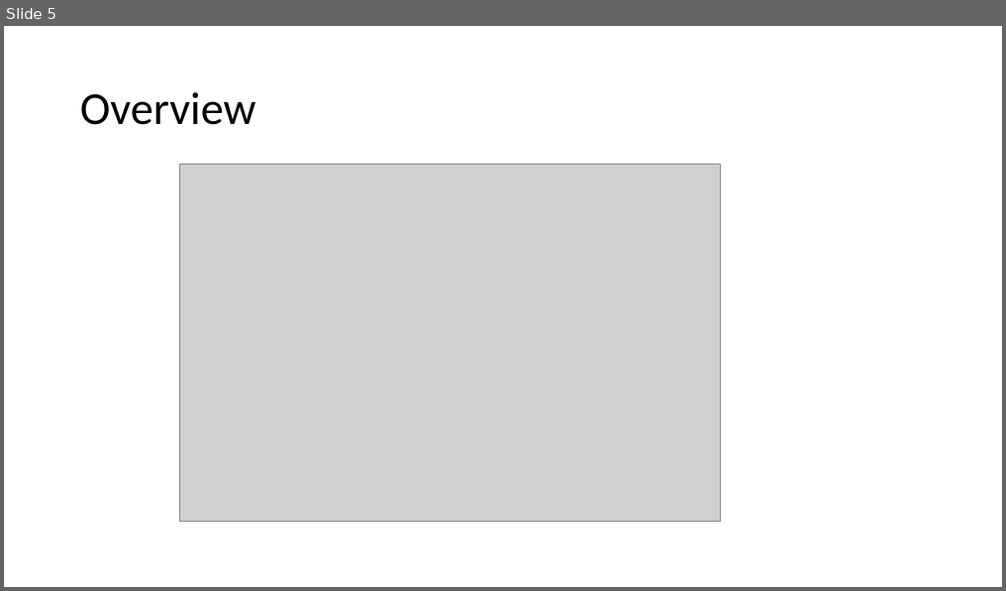
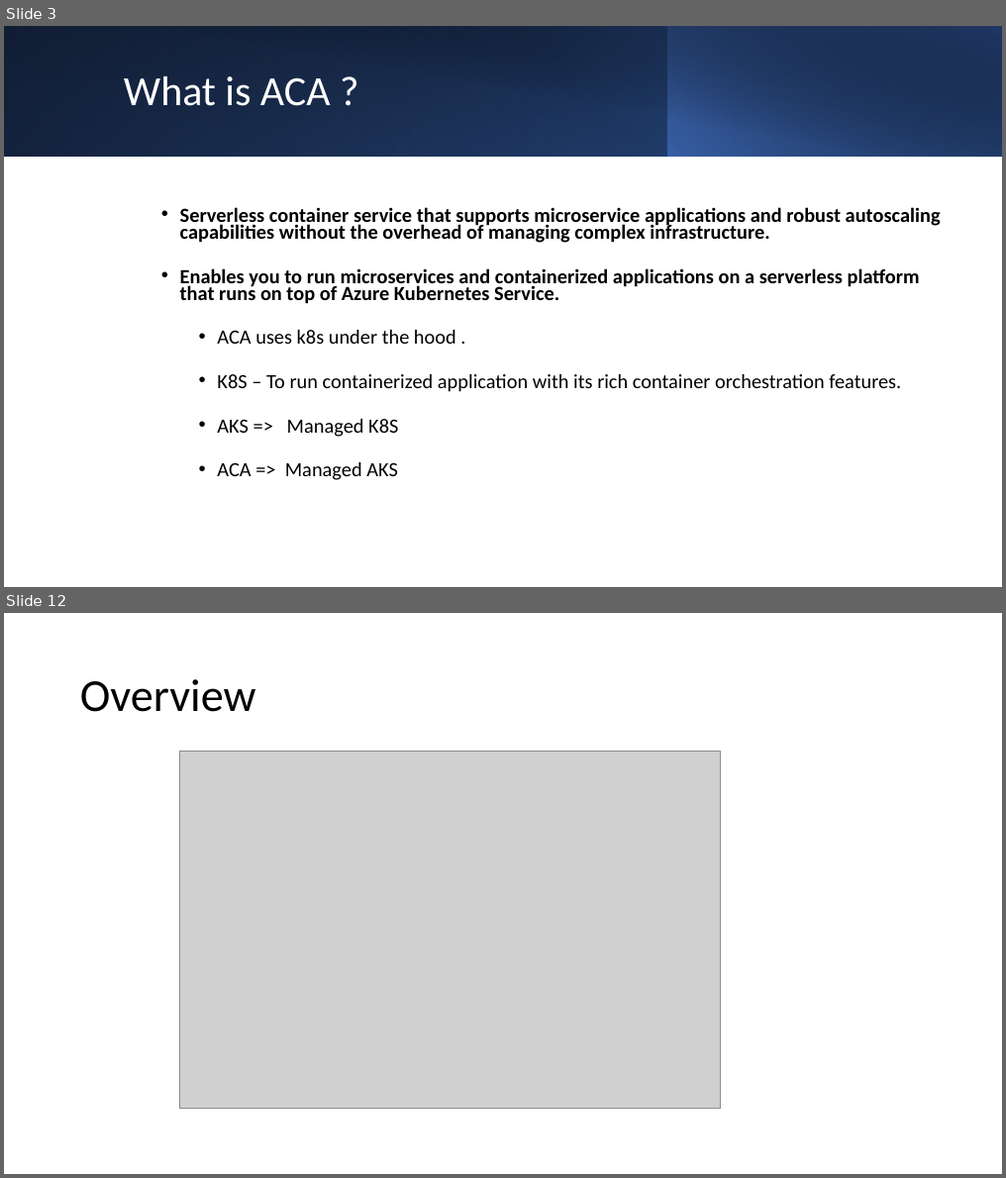
Before and after one commit to cs-samvith/space-app-platform, a slide deck: container-apps.pptx. Shown one above the other, each under a label of ours: slide 5 before the commit, slides 3 and 12 after it; the slides between them are not shown. The pictures are 1006x591 and 1006x1178 pixels, drawn with LibreOffice and Linux fonts; fonts in the diff are those of the drawing; grey boxes stand for pictures. Boxes give left, top, right and bottom in pixels: in the first picture for what was removed or moved away, otherwise in the second. Text is boxed around its words. In the diff, an @@ line names an element or a change of style, - is before the commit and + after.

```diff
--- a/container-apps.pptx
+++ b/container-apps.pptx
@@ slide 3 added at [4,26,1002,587], background #FFFFFF @@
@@ rectangle added at [4,26,1002,157], fill gradient #000000 to #2F5597 @@
@@ rectangle added at [4,26,668,157], fill gradient #4472C4 to #203864 @@
@@ rectangle added at [42,26,1002,157], fill gradient #000000 to #203864 @@
@@ rectangle added at [668,26,1002,157], fill gradient #4472C4 to #000000 @@
@@ title added at [124,76,331,106], 40 pt, text #FFFFFF @@
+What is ACA ?
@@ text added at [180,207,941,480], 19.4 pt, text #000000, bold @@
+  • Serverless container service that supports microservice applications and robust autoscaling capabilities without the overhead of managing complex infrastructure.
+  • Enables you to run microservices and containerized applications on a serverless platform that runs on top of Azure Kubernetes Service.
+    • ACA uses k8s under the hood .
+    • K8S – To run containerized application with its rich container orchestration features.
+    • AKS => Managed K8S
+    • ACA => Managed AKS
@@ what was slide 5 is now slide 12 @@
```
Also in this commit, not shown: 1 slide changed, 8 other slides added, 2 slides removed, 27 other files.
